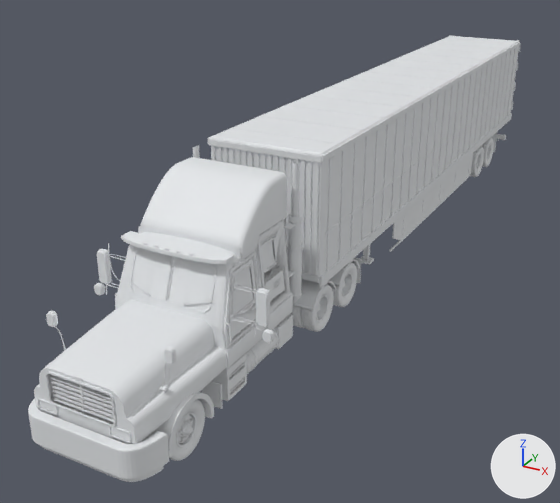
Two versions of the glTF model public/models/truck.glb, one commit apart.
Rendered twice from a 50 mm lens placed at (7.6, -13.1, 8.4), pointed at (-1.5, 3.4, 0.1). Arrows for +X, +Y and +Z are at lower right; the lights stay in place. The picture after the commit comes second. Where no turn or scale is listed for an object, it has been applied to the vertices. Vertices at exactly the same position are counted once.

In view in the first picture: 'truck'.
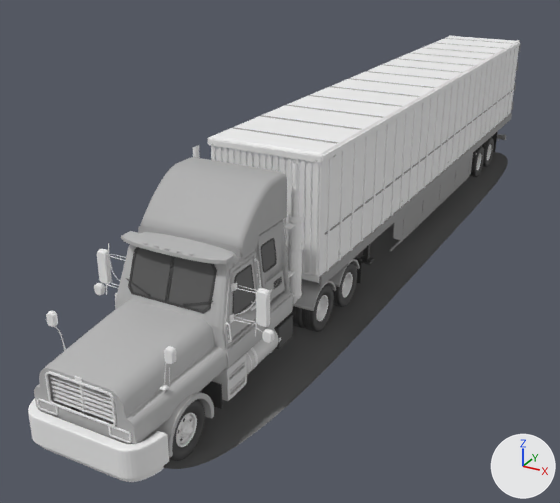
The change, as a diff of the scene's bpy script:
```diff
--- a/public/models/truck.glb.py
+++ b/public/models/truck.glb.py
@@ me_truck @@
-me_truck.from_pydata(...)  # 69696 vertices, 131386 faces; spans x -1.9..1.9, y -11.1..11.1, z -2.1..2.1
-me_truck.materials.append(mat_clay)  # white #e5e7ea
+me_truck.from_pydata(...)  # 70214 vertices, 132406 faces; spans x -2.0..2.0, y -11.1..11.1, z -2.1..2.1
+# me_truck part 1: a new loose piece of 120 vertices spanning x -2.0..2.0, y -10.2..10.8, z -2.1, in mat_shadow (grey #868686)
+# me_truck part 2: 1745 vertices moved within x -1.9..1.9, y -10.9..-3.0, z -2.0..1.0; 776 vertices removed from x -1.9..1.9, y -10.9..-1.8, z -2.1..1.8; 1174 vertices added at x -1.9..1.9, y -10.9..-1.8, z -2.0..1.9
+# me_truck part 3: 873 vertices moved within x -1.2..1.4, y 6.3..11.1, z -2.0..1.9; 457 vertices removed from x -1.2..1.4, y 6.3..11.1, z -2.1..-0.1; 449 vertices added at x -1.2..1.4, y 6.3..11.1, z -2.0..0.0
+# other edits to the shape of me_truck do not show in these pictures
+me_truck.materials.append(mat_rubber)  # dark grey #3f3f3f
+me_truck.materials.append(mat_dark)  # dark grey #454545
+me_truck.materials.append(mat_chrome)  # white #f3f3f3
+me_truck.materials.append(mat_alu)  # light grey #dddddd
+me_truck.materials.append(mat_glass)  # dark grey #595959
+me_truck.materials.append(mat_cab)  # grey #b8b8b8
+me_truck.materials.append(mat_sleeper)  # grey #adadad
+me_truck.materials.append(mat_white)  # white #f3f3f3
+me_truck.materials.append(mat_trim)  # grey #959595
+me_truck.materials.append(mat_lamp)  # grey #bcbcbc
+me_truck.materials.append(mat_shadow)  # grey #868686
```

Changed parts and their boxes (x1, y1, x2, y2) in the pictures (560 x 503 px; the box of a moved part takes in the faces that stretch with it):
'truck', reshaped, moved: (28, 35, 521, 482) in both
part 1 of me_truck, added: after (143, 152, 508, 469)
part 2 of me_truck, moved or reshaped: before (37, 166, 357, 460); after (39, 160, 357, 459)
part 3 of me_truck, moved or reshaped (mostly hidden): before (474, 141, 494, 175); after (475, 142, 494, 176)
